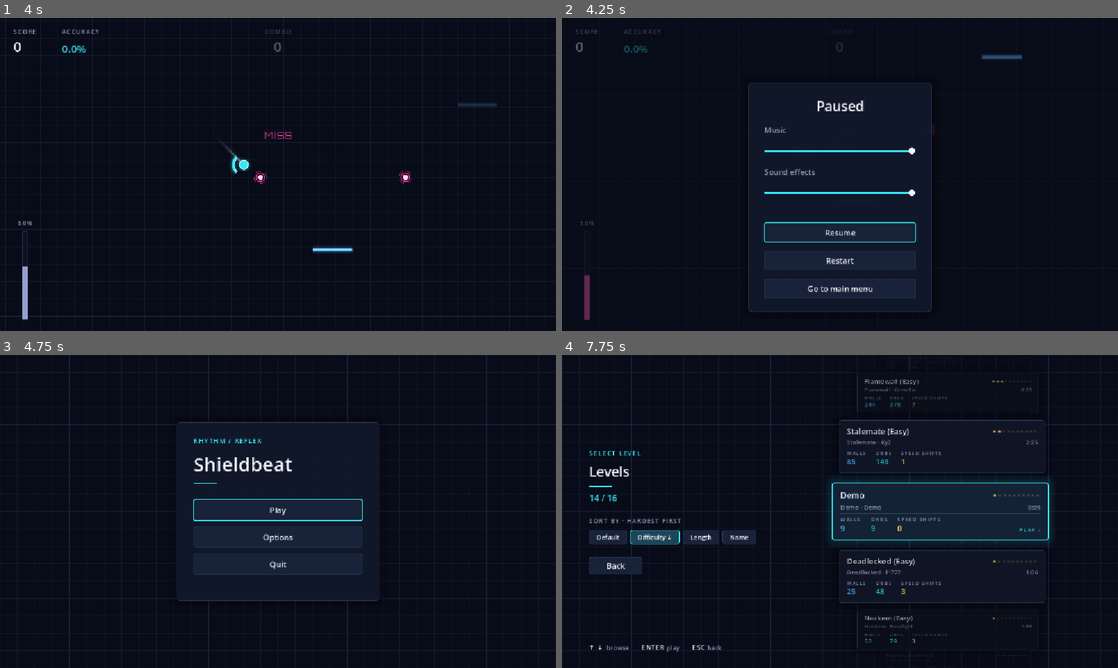
Above: before the commit, frames 1-4 (two rows, left to right).
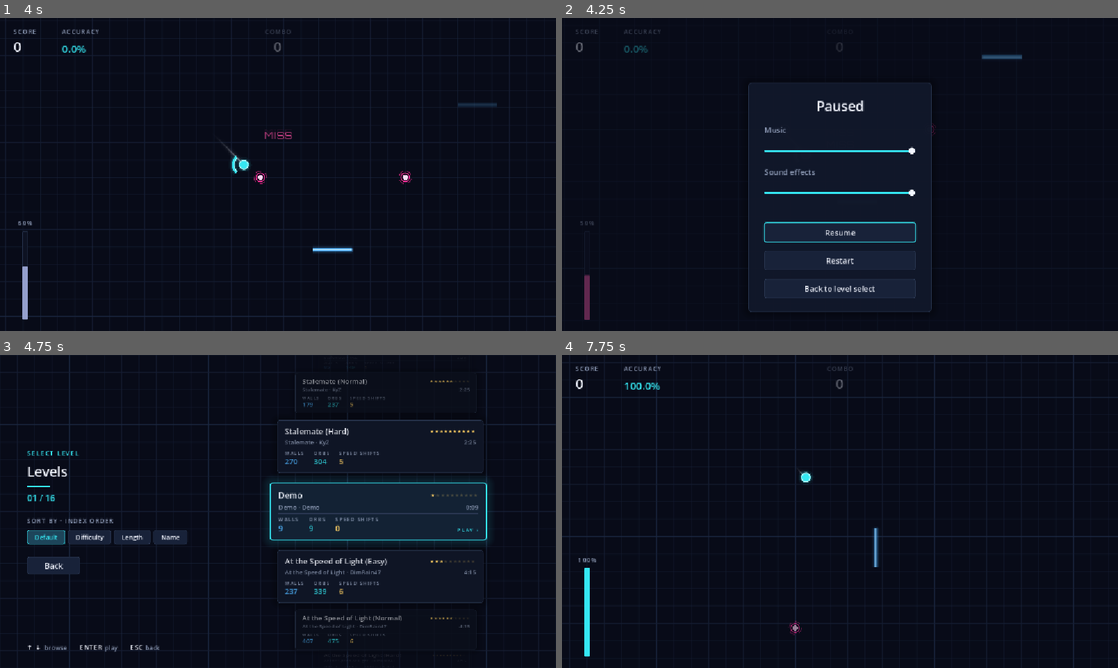
Above: after the commit, the same moments.

Repository: ftambler/godot-rythm-game
Game: Godot game, scene res://scenes/game/Game.tscn
The game is run twice, just before and just after one commit, with the same random seed, the same clock (stepped at 60 frames per second) and the same inputs. This scene is started directly instead of the project's main scene. Sound files missing from this copy of the repository are replaced by a short silence.
Inputs (mouse positions are in pixels of both pictures, inside the frame that each line leads up to):
- Up to frame 1 (4 s): tap Enter (ui_accept) at 0.5, 0.77, 1.25, 2, 3.77 s; move the mouse to (400, 158) at 0.52 s; hold Right (shield_right) 0.53-1.25 s; hold Space (hit_orb) 0.53-1.25 s; click (400, 158) at 0.67 s; drag from (166, 190) to (244, 140) at 1.27 s; move the mouse to (333, 105) at 2.02 s; hold Right (shield_right) 2.03-2.75 s; hold Space (hit_orb) 2.03-2.75 s; drag from (250, 237) to (372, 124) at 2.77 s; move the mouse to (444, 221) at 3.52 s; hold Left (shield_left) from 3.53 s (still down); hold Space (hit_orb) from 3.53 s (still down)
- Up to frame 2 (4.25 s): keep holding Left (shield_left); keep holding Space (hit_orb); tap Escape (pause_game) at 4.15 s
- Up to frame 3 (4.75 s): release Left (shield_left) at 4.25 s; release Space (hit_orb) at 4.25 s; click "Go to main menu" (after the commit: "Back to level select") at 4.25 s
- Up to frame 4 (7.75 s): click (840, 511) at 5 s, where only the run before the commit has a clickable "Play"; click (606, 536) at 5.75 s, where only the run before the commit has a clickable "Default"; click (650, 536) at 6.5 s, where only the run before the commit has a clickable "Difficulty"; click (656, 536) at 7.25 s, where only the run before the commit has a clickable "Difficulty ↑"

Frame 1 is identical in both runs. In frame 2, 0.2% of the frame differs, in the area x 43-57%, y 85-88%; in frame 3, 11%; in frame 4, 13%, in the area x 0-100%, y 0-100%.

Commit message:
Made exit buttons send to level select instead of home menu

Diff:
--- a/scenes/ui/PauseMenu.tscn
+++ b/scenes/ui/PauseMenu.tscn
@@ -86,7 +86,7 @@
 [node name="MainMenuButton" type="Button" parent="Overlay/Panel/MarginContainer/Content"]
 custom_minimum_size = Vector2(0, 40)
 layout_mode = 2
-text = "Go to main menu"
+text = "Back to level select"
 
 [connection signal="value_changed" from="Overlay/Panel/MarginContainer/Content/MusicSlider" to="." method="_on_music_slider_value_changed"]
 [connection signal="value_changed" from="Overlay/Panel/MarginContainer/Content/SfxSlider" to="." method="_on_sfx_slider_value_changed"]
--- a/scenes/ui/ResultsScreen.tscn
+++ b/scenes/ui/ResultsScreen.tscn
@@ -151,7 +151,7 @@
 custom_minimum_size = Vector2(0, 46)
 layout_mode = 2
 size_flags_horizontal = 3
-text = "Main menu"
+text = "Level select"
 
 [connection signal="pressed" from="Overlay/Panel/Margin/Content/Buttons/ReplayButton" to="." method="_on_replay_button_pressed"]
 [connection signal="pressed" from="Overlay/Panel/Margin/Content/Buttons/MenuButton" to="." method="_on_menu_button_pressed"]
--- a/scripts/Game.gd
+++ b/scripts/Game.gd
@@ -37,7 +37,7 @@
 	level_intro.start_requested.connect(_start_level)
 	pause_menu.restart_requested.connect(_replay_level)
 	results_screen.replay_requested.connect(_replay_level)
-	results_screen.menu_requested.connect(_return_to_menu)
+	results_screen.menu_requested.connect(_return_to_level_select)
 	update_hud(score_handler.get_score(), score_handler.get_accuracy())
 	update_gameplay_hud(score_handler.combo, score_handler.health)
 	player.object_hit.connect(level_manager.object_hit)
@@ -132,10 +132,10 @@
 	await MusicController.stop_music(0.0)
 	get_tree().reload_current_scene()
 
-func _return_to_menu() -> void:
+func _return_to_level_select() -> void:
 	get_tree().paused = false
 	await MusicController.stop_music(0.0)
-	get_tree().change_scene_to_file("res://scenes/ui/Menu.tscn")
+	get_tree().change_scene_to_file("res://scenes/ui/LevelSelect.tscn")
 
 func update_hud(score: int, accuracy: float) -> void:
 	hud.update_score(score)
--- a/scripts/PauseMenu.gd
+++ b/scripts/PauseMenu.gd
@@ -46,7 +46,7 @@
 func _on_main_menu_button_pressed() -> void:
 	get_tree().paused = false
 	MusicController.stop_music()
-	get_tree().change_scene_to_file("res://scenes/ui/Menu.tscn")
+	get_tree().change_scene_to_file("res://scenes/ui/LevelSelect.tscn")
 
 func _on_music_slider_value_changed(value: float) -> void:
 	MusicController.set_volume(value)
